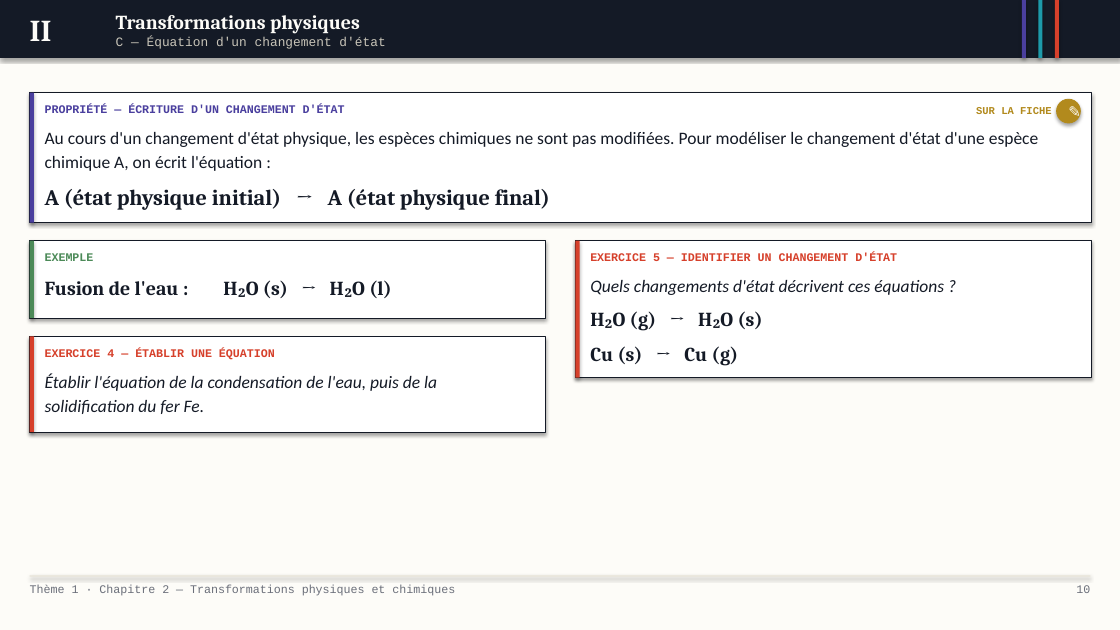
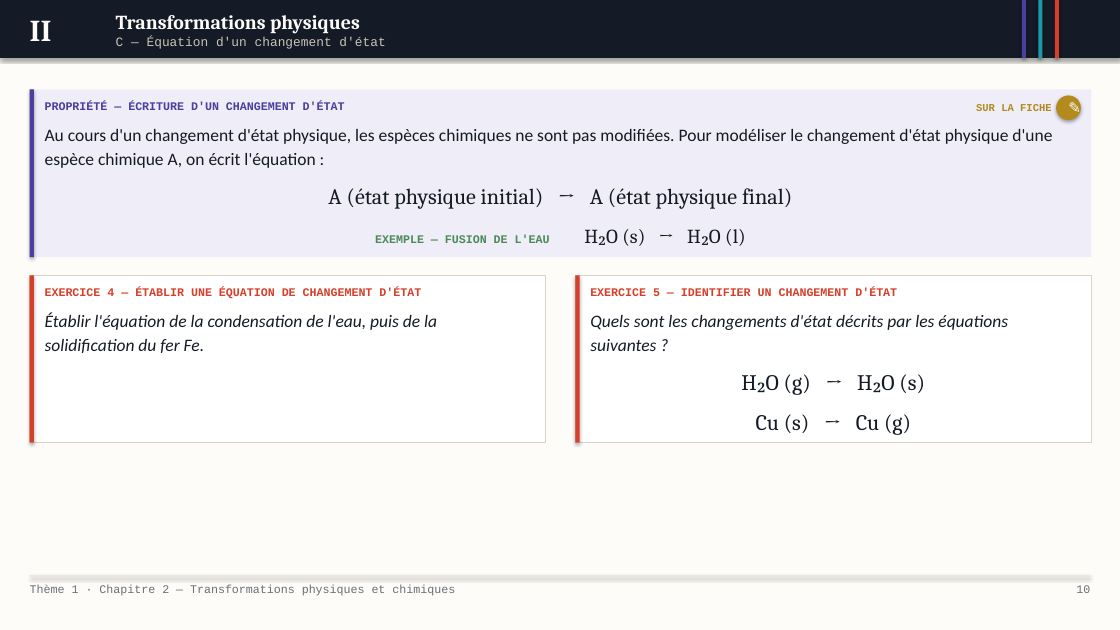
Before and after one commit to MVanHoorde/Site-Web-Portfolio, a slide deck: slide 10 of assets/pptx/pc/diaporama-2nde-t1c2.pptx. Drawn at 1120x630 pixels with LibreOffice and Linux fonts; fonts in the diff are those of the drawing. Boxes give left, top, right and bottom in pixels: in the first picture for what was removed or moved away, otherwise in the second. Text is boxed around its words. In the diff, an @@ line names an element or a change of style, - is before the commit and + after.

```diff
--- a/assets/pptx/pc/diaporama-2nde-t1c2.pptx
+++ b/assets/pptx/pc/diaporama-2nde-t1c2.pptx
@@ rectangle resized from (x1=29, y1=92, x2=34, y2=223) to (x1=29, y1=89, x2=34, y2=257) @@
@@ rectangle resized from (x1=29, y1=92, x2=1091, y2=223) to (x1=29, y1=89, x2=1091, y2=257) @@
@@ rectangle at (x1=29, y1=89, x2=1091, y2=257): fill #FFFFFF to #EFEDF8; outline #141A26 0.75 pt to none; shadow off @@
@@ text "PROPRIÉTÉ — ÉCRITURE D'UN CHANGEMENT ..." moved from (x1=45, y1=105, x2=345, y2=113) to (x1=45, y1=101, x2=345, y2=110) @@
@@ ellipse "✎" moved from (x1=1057, y1=99, x2=1081, y2=123) to (x1=1057, y1=96, x2=1081, y2=119) @@
@@ text at (x1=45, y1=129, x2=1052, y2=168): text changed @@
-Au cours d'un changement d'état physique, les espèces chimiques ne sont pas modifiées. Pour modéliser le changement d'état d'une espèce chimique A, on écrit l'équation :
+Au cours d'un changement d'état physique, les espèces chimiques ne sont pas modifiées. Pour modéliser le changement d'état physique d'une espèce chimique A, on écrit l'équation :
@@ text at (x1=328, y1=188, x2=792, y2=209): bold off in "A (état physique initial) → A (état ..."; alignment left to centre; more space between paragraphs @@
@@ text at (x1=375, y1=229, x2=746, y2=246): paragraph added @@
+EXEMPLE — FUSION DE L'EAU H₂O (s) → H₂O (l)
@@ text removed at (x1=45, y1=253, x2=94, y2=261) @@
-EXEMPLE
@@ rectangle removed at (x1=576, y1=241, x2=1091, y2=378) @@
@@ rectangle removed at (x1=576, y1=241, x2=580, y2=378) @@
@@ rectangle resized from (x1=29, y1=241, x2=545, y2=318) to (x1=29, y1=276, x2=545, y2=443) @@
@@ rectangle at (x1=29, y1=276, x2=545, y2=443): outline #141A26 0.75 pt to #D8D3C4 0.75 pt; shadow off @@
@@ rectangle resized from (x1=29, y1=241, x2=34, y2=318) to (x1=29, y1=276, x2=34, y2=443) @@
@@ rectangle at (x1=29, y1=276, x2=34, y2=443): fill #4C8A58 to #D6402B @@
@@ text at (x1=45, y1=288, x2=421, y2=300): text changed @@
-EXERCICE 4 — ÉTABLIR UNE ÉQUATION
+EXERCICE 4 — ÉTABLIR UNE ÉQUATION DE CHANGEMENT D'ÉTAT
@@ text removed at (x1=45, y1=280, x2=391, y2=298) @@
-Fusion de l'eau : H₂O (s) → H₂O (l)
@@ rectangle at (x1=576, y1=276, x2=1091, y2=443): outline #141A26 0.75 pt to #D8D3C4 0.75 pt; shadow off @@
@@ rectangle resized from (x1=29, y1=336, x2=34, y2=432) to (x1=576, y1=276, x2=580, y2=443) @@
@@ rectangle resized from (x1=29, y1=336, x2=545, y2=432) to (x1=576, y1=276, x2=1091, y2=443) @@
@@ text "EXERCICE 5 — IDENTIFIER UN ..." moved from (x1=590, y1=253, x2=897, y2=261) to (x1=590, y1=288, x2=897, y2=296) @@
@@ text "Établir l'équation de la condensation ..." moved from (x1=45, y1=374, x2=437, y2=414) to (x1=45, y1=313, x2=437, y2=353) @@
@@ text at (x1=590, y1=315, x2=1008, y2=351): text changed @@
-Quels changements d'état décrivent ces équations ?
+Quels sont les changements d'état décrits par les équations suivantes ?
@@ text "Quels sont les changements d'état ..." moved from (x1=590, y1=280, x2=944, y2=366) to (x1=590, y1=315, x2=1008, y2=435) @@
@@ text at (x1=756, y1=374, x2=925, y2=435): size 17 to 19 pt, bold off in "H₂O (g) → H₂O (s)", "Cu (s) → Cu (g)"; alignment left to centre; more space between paragraphs @@
```
Also in this commit, not shown: 15 other slides changed, 13 other files.
